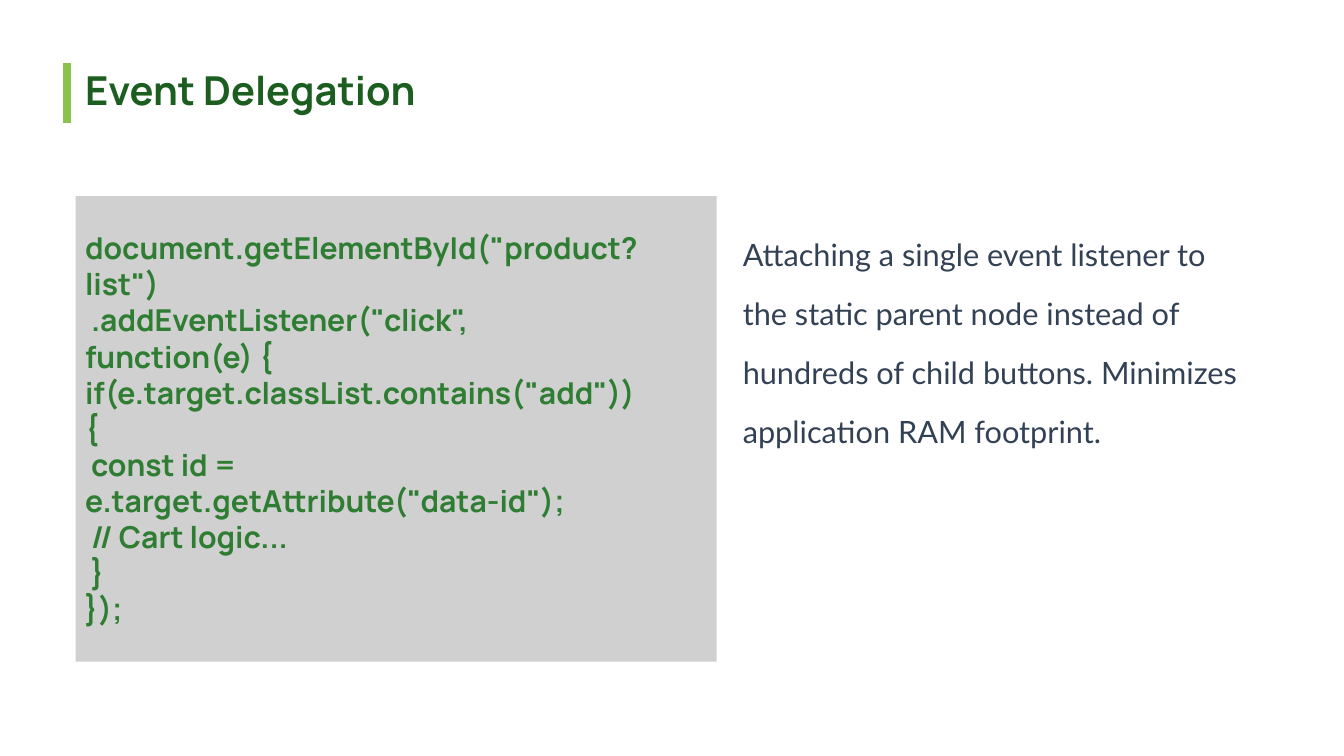
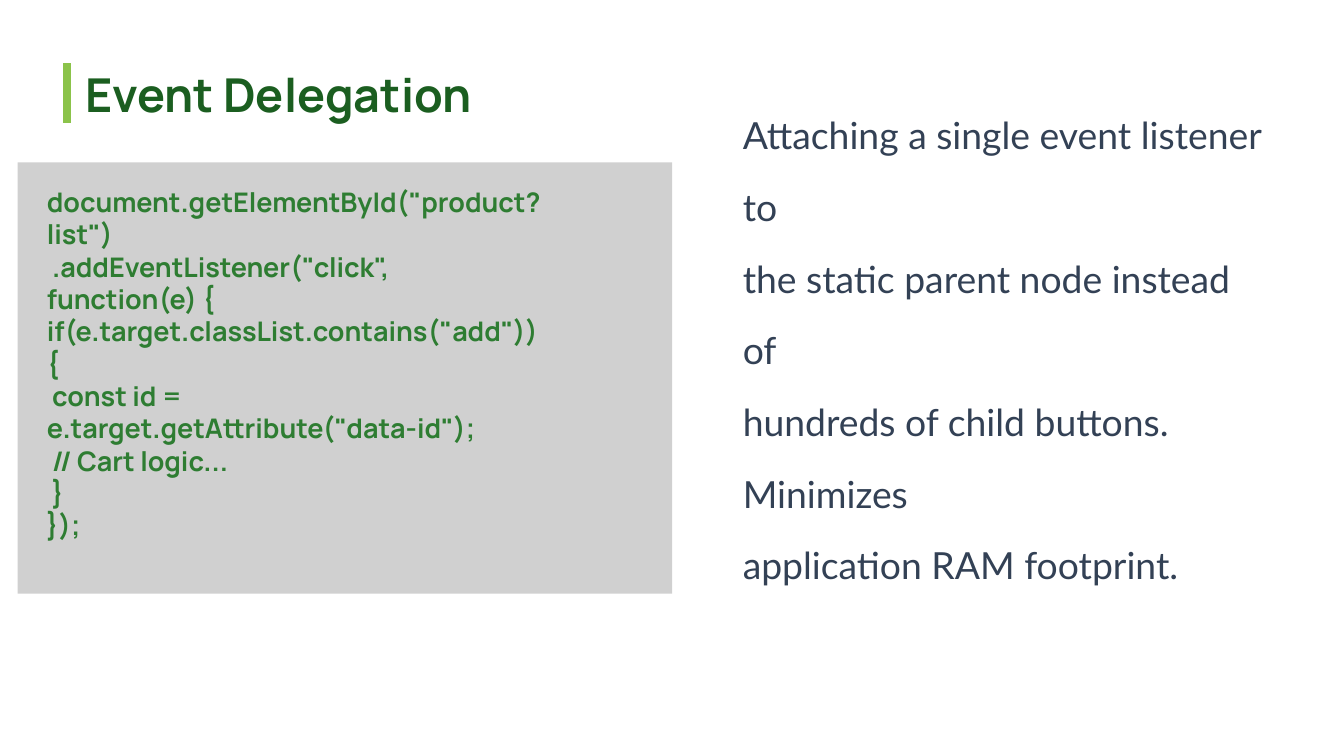
Before and after one commit to holoc2021tv/110124109, a slide deck: slide 8 of thuyettrinh.pptx. Drawn at 1344x756 pixels with LibreOffice and Linux fonts; fonts in the diff are those of the drawing; grey boxes stand for pictures; background and template pictures are left out. Boxes give left, top, right and bottom in pixels: in the first picture for what was removed or moved away, otherwise in the second. Text is boxed around its words. In the diff, an @@ line names an element or a change of style, - is before the commit and + after.

```diff
--- a/thuyettrinh.pptx
+++ b/thuyettrinh.pptx
@@ text "Event Delegation" at box(85, 77, 472, 124): size 42.8 to 50 pt; line spacing 51.3pt to 60pt @@
@@ text "Attaching a single event listener ...": place and size @@
-text "Attaching a single event listener ..." at box(743, 243, 1237, 449)
+text "Attaching a single event listener ..." at box(743, 121, 1262, 586)
@@ text "Attaching a single event listener ..." at box(743, 121, 1262, 586): size 32.9 to 40 pt; line spacing 63.1pt to 76.8pt @@
@@ picture: place and size @@
-picture at box(75, 196, 716, 662)
+picture at box(17, 162, 672, 593)
@@ text "document.getElementById("product?": place and size @@
-text "document.getElementById("product?" at box(85, 233, 638, 556)
+text "document.getElementById("product?" at box(47, 189, 541, 478)
@@ text "document.getElementById("product?" at box(47, 189, 541, 478): size 32.2 to 28.8 pt; line spacing 38.7pt to 34.6pt @@
```
Also in this commit, not shown: 8 other slides changed, 1 slide added, 1 slide removed.
